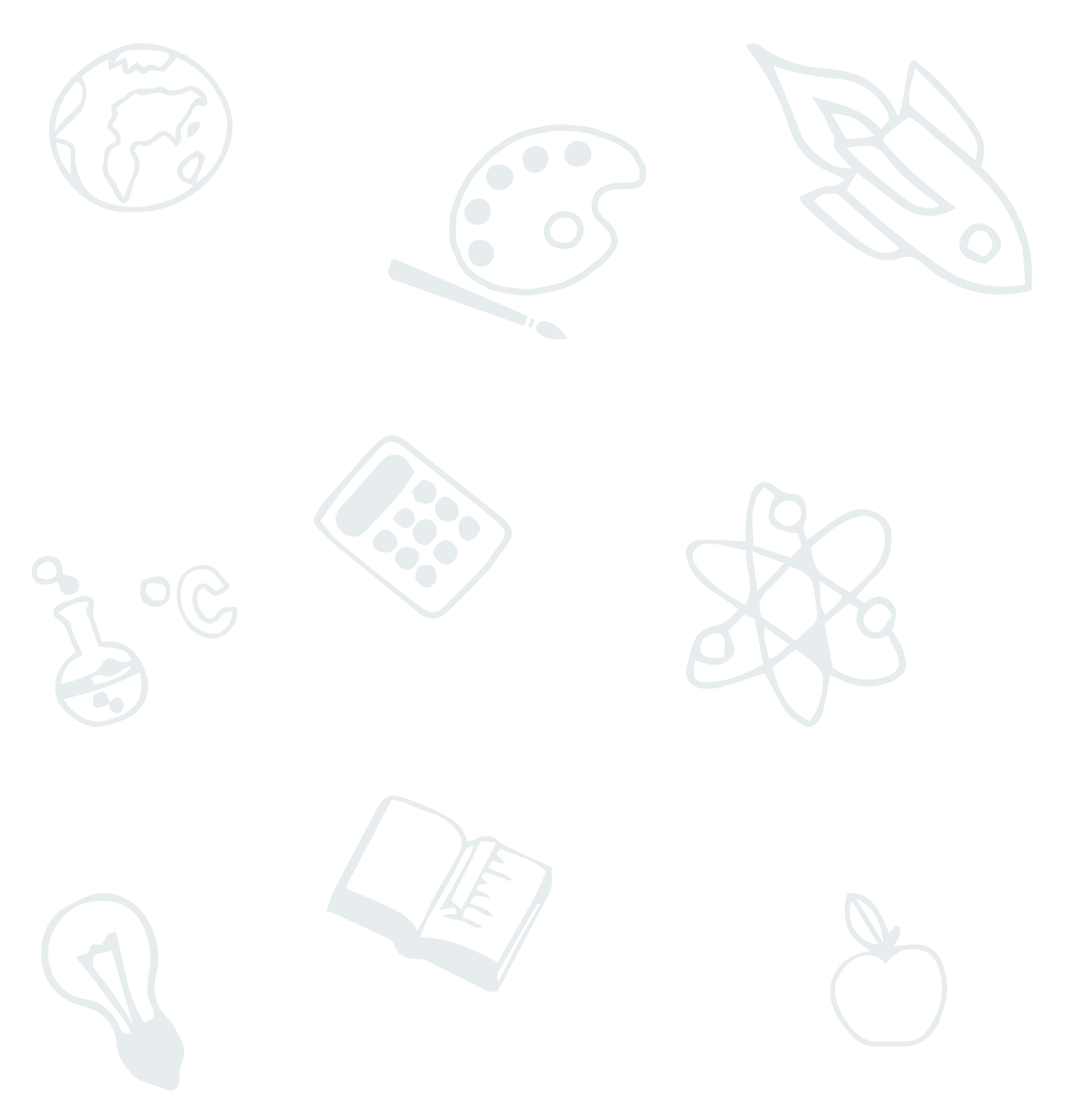
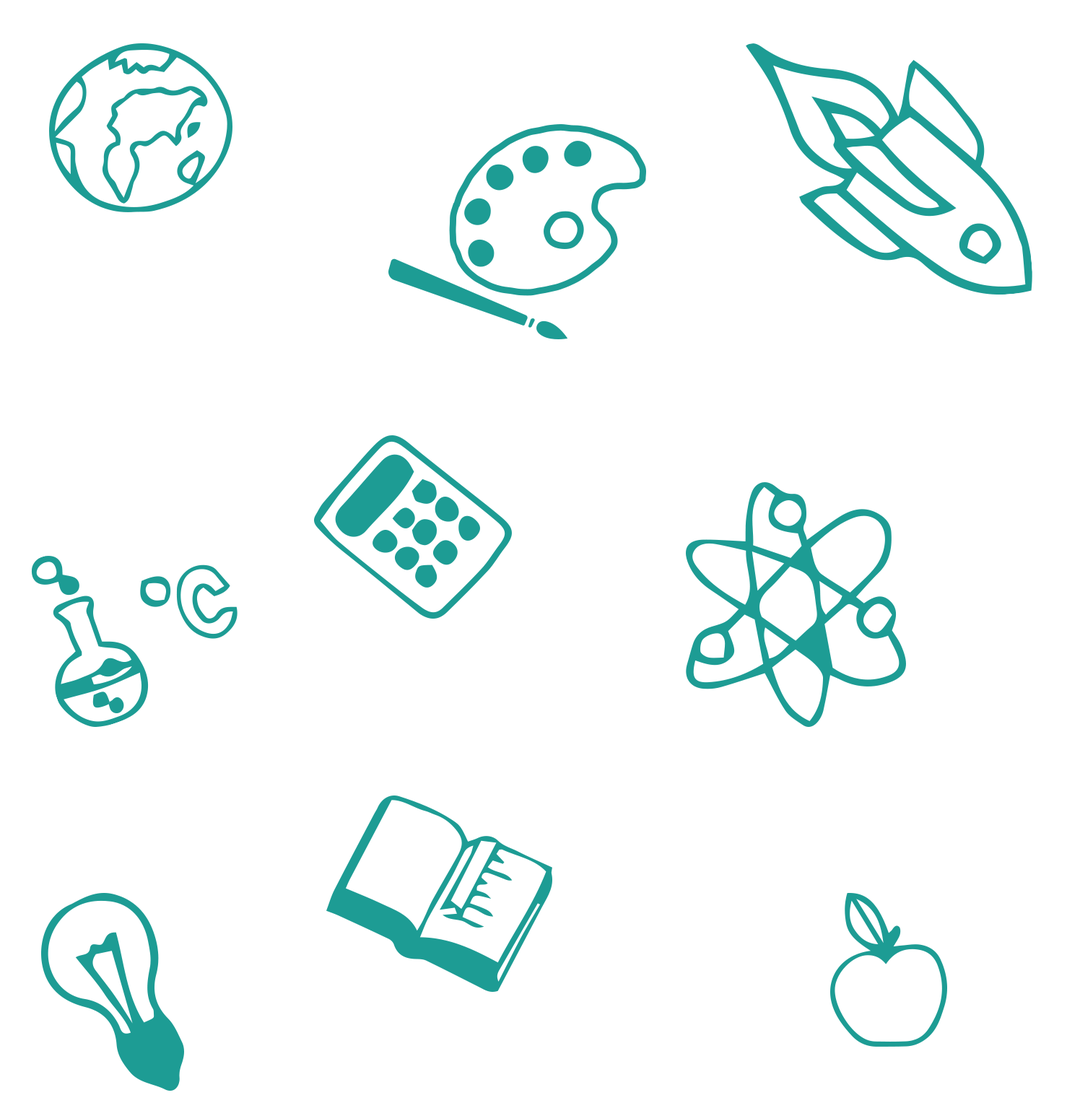
Two versions of the same layered image (1067×1116). Layer-by-layer changes:
"Illustration-Atom": opacity 20% → 100%, painted on it over (685, 482, 907, 728)
"Light Bulb": opacity 20% → 100%, painted on it over (41, 893, 185, 1092)
"Apple": opacity 20% → 100%, painted on it over (830, 893, 948, 1048)
"Painting": opacity 20% → 100%, painted on it over (388, 124, 647, 340)
"Beaker": opacity 20% → 100% over (31, 555, 238, 728)
"Illustration-World": opacity 20% → 100%, painted on it over (49, 43, 233, 213)
"Rocket": opacity 20% → 100% over (745, 43, 1033, 296)
"Illustration-Book": opacity 20% → 100%, painted on it over (326, 795, 553, 993)
"Illustration-Calculator": opacity 20% → 100%, painted on it over (314, 435, 512, 619)
